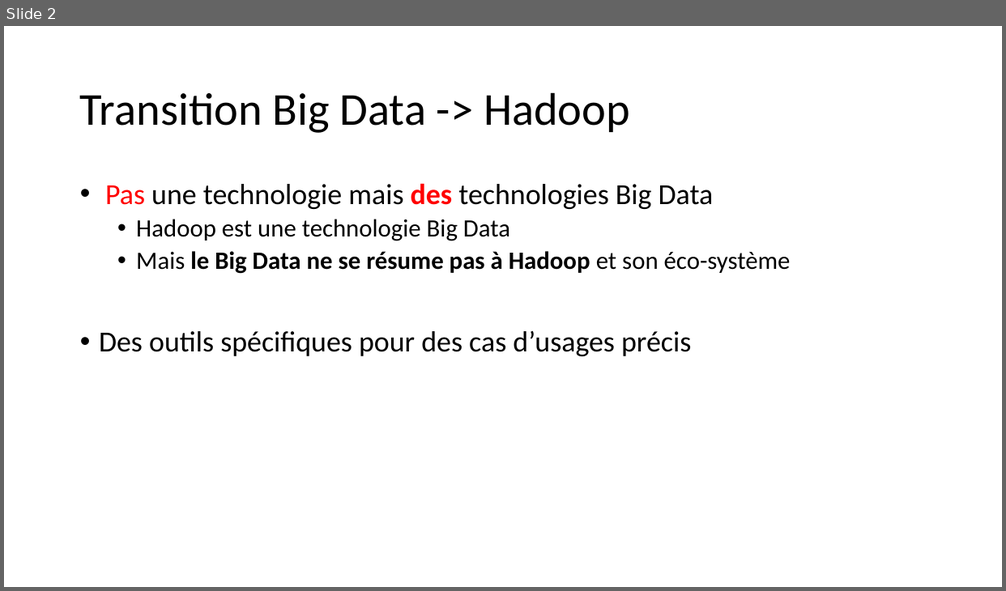
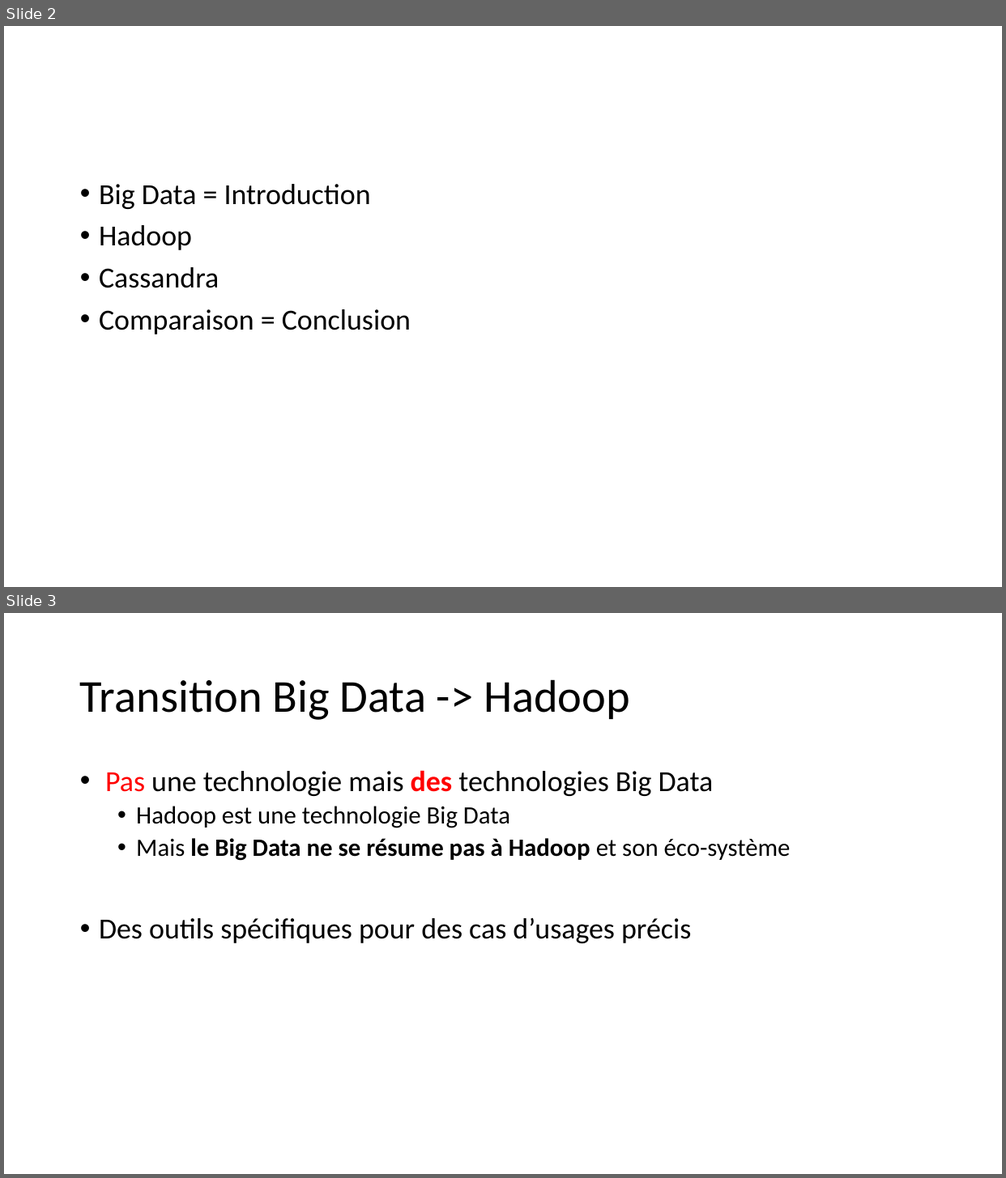
Before and after one commit to matritz-pro/share, a slide deck: topics/Data/bd/hadoop_cassandra/Hadoop_Cassandra.pptx. Shown one above the other, each under a label of ours: slide 2 before the commit, slides 2 and 3 after it. The pictures are 1006x591 and 1006x1178 pixels, drawn with LibreOffice and Linux fonts; fonts in the diff are those of the drawing. Boxes give left, top, right and bottom in pixels: in the first picture for what was removed or moved away, otherwise in the second. Text is boxed around its words. In the diff, an @@ line names an element or a change of style, - is before the commit and + after.

```diff
--- a/topics/Data/bd/hadoop_cassandra/Hadoop_Cassandra.pptx
+++ b/topics/Data/bd/hadoop_cassandra/Hadoop_Cassandra.pptx
@@ slide 2 added at [4,26,1002,587], background #FFFFFF @@
@@ text added at [99,184,411,335], 28 pt, text #000000 @@
+• Big Data = Introduction
+• Hadoop
+• Cassandra
+• Comparaison = Conclusion
@@ what was slide 2 is now slide 3 @@
```
Also in this commit, not shown: 3 slides changed, 10 other slides added, 1 slide removed, 20 other files.
